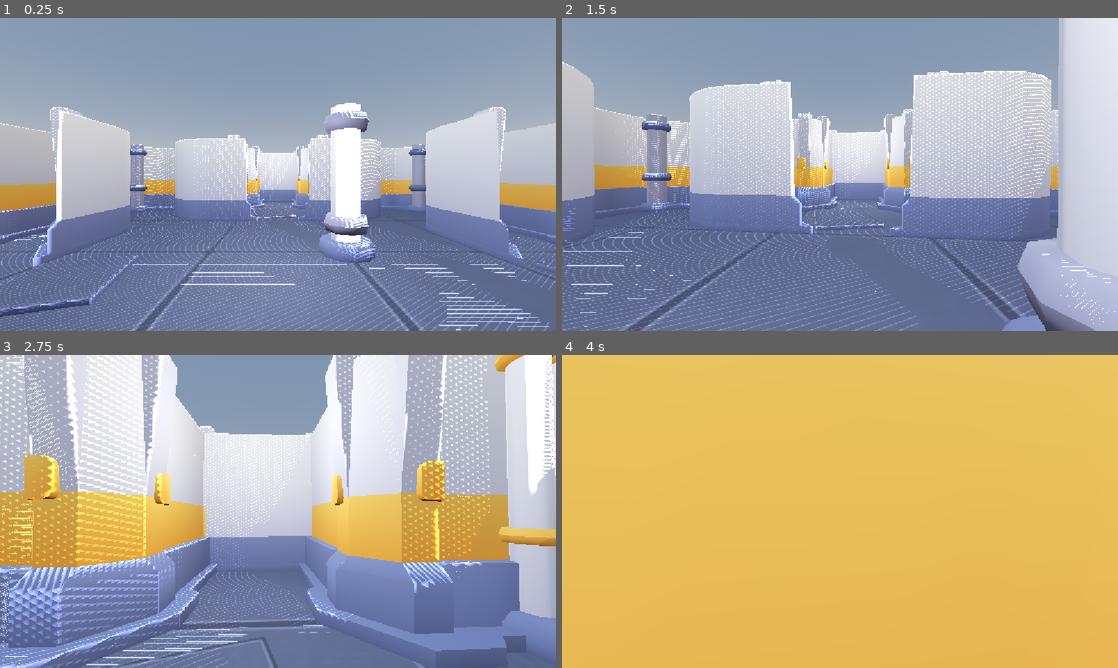
Above: before the commit, frames 1-4 (two rows, left to right).
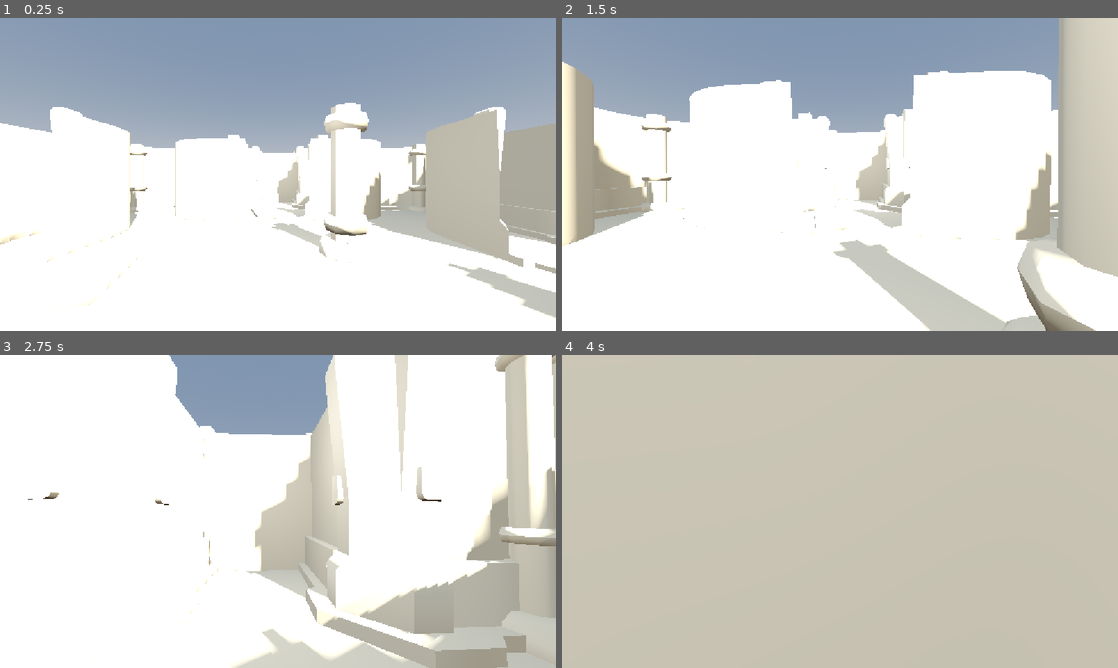
Above: after the commit, the same moments.

Repository: rouwel/Space-Station
Game: Godot game, scene res://scenes/main.tscn
The game is run twice, just before and just after one commit, with the same random seed, the same clock (stepped at 60 frames per second) and the same inputs.
Inputs (mouse positions are in pixels of both pictures, inside the frame that each line leads up to):
- Up to frame 1 (0.25 s): no input
- Up to frame 2 (1.5 s): move the mouse to (867, 174) at 0.52 s; hold W (move_forward) from 0.53 s (still down); move the mouse to (812, 174) at 1.27 s
- Up to frame 3 (2.75 s): keep holding W (move_forward); move the mouse to (289, 505) at 2.02 s
- Up to frame 4 (4 s): keep holding W (move_forward); move the mouse to (834, 517) at 2.77 s; move the mouse to (878, 514) at 3.52 s

The runs differ from the first frame. In frame 1, 61% of the frame differs, in the area x 0-100%, y 28-100%; in frame 2, 74%; in frame 3, 82%; in frame 4, 100%, in the area x 0-100%, y 0-100%.

Commit message:
feat : update scene materials, lighting, and wall setup

Diff:
--- /dev/null
+++ b/materials/accent_ochre.tres
@@ -0,0 +1,6 @@
+[gd_resource type="StandardMaterial3D" format=3]
+
+[resource]
+albedo_color = Color(0.784314, 0.454902, 0.164706, 1)
+metallic = 0.0
+roughness = 0.5
--- /dev/null
+++ b/materials/floor_worn.tres
@@ -0,0 +1,6 @@
+[gd_resource type="StandardMaterial3D" format=3]
+
+[resource]
+albedo_color = Color(0.227451, 0.239216, 0.247059, 1)
+metallic = 0.1
+roughness = 0.9
--- /dev/null
+++ b/materials/screen_crt.tres
@@ -0,0 +1,9 @@
+[gd_resource type="StandardMaterial3D" format=3]
+
+[resource]
+albedo_color = Color(0.498039, 0.827451, 0.603922, 1)
+metallic = 0.0
+roughness = 0.2
+emission_enabled = true
+emission = Color(0.498039, 0.827451, 0.603922, 1)
+emission_energy_multiplier = 2.0
--- a/materials/station_metal.tres
+++ b/materials/station_metal.tres
@@ -4,5 +4,6 @@
 
 [resource]
 albedo_texture = ExtResource("1_colormap")
-metallic = 0.85
-roughness = 0.4
+metallic = 0.8
+specular = 0.5
+roughness = 0.35
--- /dev/null
+++ b/materials/trim_panels.tres
@@ -0,0 +1,6 @@
+[gd_resource type="StandardMaterial3D" format=3]
+
+[resource]
+albedo_color = Color(0.368627, 0.419608, 0.4, 1)
+metallic = 0.2
+roughness = 0.6
--- /dev/null
+++ b/materials/wall_greige.tres
@@ -0,0 +1,6 @@
+[gd_resource type="StandardMaterial3D" format=3]
+
+[resource]
+albedo_color = Color(0.658824, 0.623529, 0.541176, 1)
+metallic = 0.0
+roughness = 0.85
--- /dev/null
+++ b/materials/wall_red.tres
@@ -0,0 +1,6 @@
+[gd_resource type="StandardMaterial3D" format=3]
+
+[resource]
+albedo_color = Color(0.788235, 0.74902, 0.647059, 1)
+metallic = 0.0
+roughness = 0.8
--- a/scenes/main.tscn
+++ b/scenes/main.tscn
@@ -6,9 +6,15 @@
 [ext_resource type="PackedScene" path="res://assets/Models/GLB format/template-wall.glb" id="4_wall"]
 [ext_resource type="PackedScene" path="res://assets/Models/GLB format/corridor-end.glb" id="5_end"]
 [ext_resource type="Material" path="res://materials/station_metal.tres" id="6_metal"]
+[ext_resource type="Material" path="res://materials/wall_red.tres" id="7_wall_red"]
+[ext_resource type="Script" path="res://scripts/apply_wall_materials.gd" id="8_apply_walls"]
+[ext_resource type="Material" path="res://materials/floor_worn.tres" id="9_floor_mat"]
 
 [sub_resource type="BoxShape3D" id="BoxShape3D_floor"]
 size = Vector3(80, 1, 80)
+
+[sub_resource type="PlaneMesh" id="PlaneMesh_floor"]
+size = Vector2(80, 80)
 
 [sub_resource type="ProceduralSkyMaterial" id="ProceduralSkyMaterial_sky"]
 
@@ -25,28 +31,29 @@
 tonemap_mode = 2
 
 [node name="Main" type="Node3D"]
+script = ExtResource("8_apply_walls")
 
 [node name="WorldEnvironment" type="WorldEnvironment" parent="."]
 environment = SubResource("Environment_env")
 
 [node name="RoomLarge" parent="." instance=ExtResource("1_room")]
-material_override = ExtResource("6_metal")
+material_override = ExtResource("7_wall_red")
 
 [node name="SmallRoom1" parent="." instance=ExtResource("3_small")]
 transform = Transform3D(1, 0, 0, 0, 1, 0, 0, 0, 1, 12, 0, 0)
-material_override = ExtResource("6_metal")
+material_override = ExtResource("7_wall_red")
 
 [node name="BlockerA" parent="SmallRoom1" instance=ExtResource("4_wall")]
 transform = Transform3D(0, 0, 1, 0, 1, 0, -1, 0, 0, 2, 0, 0)
-material_override = ExtResource("6_metal")
+material_override = ExtResource("7_wall_red")
 
 [node name="BlockerB" parent="SmallRoom1" instance=ExtResource("4_wall")]
 transform = Transform3D(1, 0, 0, 0, 1, 0, 0, 0, 1, 0, 0, 2)
-material_override = ExtResource("6_metal")
+material_override = ExtResource("7_wall_red")
 
 [node name="BlockerC" parent="SmallRoom1" instance=ExtResource("4_wall")]
 transform = Transform3D(-1, 0, 0, 0, 1, 0, 0, 0, -1, 0, 0, -2)
-material_override = ExtResource("6_metal")
+material_override = ExtResource("7_wall_red")
 
 [node name="CapA" parent="SmallRoom1" instance=ExtResource("5_end")]
 transform = Transform3D(0, 0, -1, 0, 1, 0, 1, 0, 0, 3, 0, 0)
@@ -54,19 +61,19 @@
 
 [node name="SmallRoom2" parent="." instance=ExtResource("3_small")]
 transform = Transform3D(-1, 0, 0, 0, 1, 0, 0, 0, -1, -12, 0, 0)
-material_override = ExtResource("6_metal")
+material_override = ExtResource("7_wall_red")
 
 [node name="BlockerA" parent="SmallRoom2" instance=ExtResource("4_wall")]
 transform = Transform3D(0, 0, 1, 0, 1, 0, -1, 0, 0, 2, 0, 0)
-material_override = ExtResource("6_metal")
+material_override = ExtResource("7_wall_red")
 
 [node name="BlockerB" parent="SmallRoom2" instance=ExtResource("4_wall")]
 transform = Transform3D(1, 0, 0, 0, 1, 0, 0, 0, 1, 0, 0, 2)
-material_override = ExtResource("6_metal")
+material_override = ExtResource("7_wall_red")
 
 [node name="BlockerC" parent="SmallRoom2" instance=ExtResource("4_wall")]
 transform = Transform3D(-1, 0, 0, 0, 1, 0, 0, 0, -1, 0, 0, -2)
-material_override = ExtResource("6_metal")
+material_override = ExtResource("7_wall_red")
 
 [node name="CapA" parent="SmallRoom2" instance=ExtResource("5_end")]
 transform = Transform3D(0, 0, -1, 0, 1, 0, 1, 0, 0, 3, 0, 0)
@@ -74,19 +81,19 @@
 
 [node name="SmallRoom3" parent="." instance=ExtResource("3_small")]
 transform = Transform3D(0, 0, 1, 0, 1, 0, -1, 0, 0, 0, 0, -12)
-material_override = ExtResource("6_metal")
+material_override = ExtResource("7_wall_red")
 
 [node name="BlockerA" parent="SmallRoom3" instance=ExtResource("4_wall")]
 transform = Transform3D(0, 0, 1, 0, 1, 0, -1, 0, 0, 2, 0, 0)
-material_override = ExtResource("6_metal")
+material_override = ExtResource("7_wall_red")
 
 [node name="BlockerB" parent="SmallRoom3" instance=ExtResource("4_wall")]
 transform = Transform3D(1, 0, 0, 0, 1, 0, 0, 0, 1, 0, 0, 2)
-material_override = ExtResource("6_metal")
+material_override = ExtResource("7_wall_red")
 
 [node name="BlockerC" parent="SmallRoom3" instance=ExtResource("4_wall")]
 transform = Transform3D(-1, 0, 0, 0, 1, 0, 0, 0, -1, 0, 0, -2)
-material_override = ExtResource("6_metal")
+material_override = ExtResource("7_wall_red")
 
 [node name="CapA" parent="SmallRoom3" instance=ExtResource("5_end")]
 transform = Transform3D(0, 0, -1, 0, 1, 0, 1, 0, 0, 3, 0, 0)
@@ -95,6 +102,12 @@
 [node name="DirectionalLight3D" type="DirectionalLight3D" parent="."]
 transform = Transform3D(0.866025, -0.353553, 0.353553, 0, 0.707107, 0.707107, -0.5, -0.612372, 0.612372, 0, 6, 0)
 shadow_enabled = true
+shadow_bias = 0.06
+shadow_normal_bias = 3.0
+shadow_blur = 0.8
+directional_shadow_mode = 1
+directional_shadow_blend_splits = true
+directional_shadow_max_distance = 50.0
 
 [node name="OmniLight3D" type="OmniLight3D" parent="."]
 transform = Transform3D(1, 0, 0, 0, 1, 0, 0, 0, 1, 0, 3, 0)
@@ -122,5 +135,11 @@
 [node name="CollisionShape3D" type="CollisionShape3D" parent="Floor"]
 shape = SubResource("BoxShape3D_floor")
 
+[node name="MeshInstance3D" type="MeshInstance3D" parent="Floor"]
+transform = Transform3D(1, 0, 0, 0, 1, 0, 0, 0, 1, 0, 0.49, 0)
+mesh = SubResource("PlaneMesh_floor")
+surface_material_override/0 = ExtResource("9_floor_mat")
+cast_shadow = 0
+
 [node name="Player" parent="." instance=ExtResource("2_player")]
 transform = Transform3D(1, 0, 0, 0, 1, 0, 0, 0, 1, 0, 1, 4)
--- /dev/null
+++ b/scripts/apply_wall_materials.gd
@@ -0,0 +1,30 @@
+extends Node3D
+
+@export var wall_material: Material = preload("res://materials/wall_red.tres")
+
+func _ready() -> void:
+	var targets := [
+		$RoomLarge,
+		$SmallRoom1,
+		$SmallRoom2,
+		$SmallRoom3,
+	]
+	for target in targets:
+		_apply_to_meshes(target)
+
+	# Blocker wall pieces are template-wall instances under each small room
+	for room_name in ["SmallRoom1", "SmallRoom2", "SmallRoom3"]:
+		var room := get_node_or_null(room_name)
+		if room == null:
+			continue
+		for child in room.get_children():
+			if child.name.begins_with("Blocker"):
+				_apply_to_meshes(child)
+
+func _apply_to_meshes(node: Node) -> void:
+	if node == null:
+		return
+	if node is MeshInstance3D:
+		node.material_override = wall_material
+	for child in node.get_children():
+		_apply_to_meshes(child)
Not shown: 1 places in scenes/main.tscn that only renumber resources
